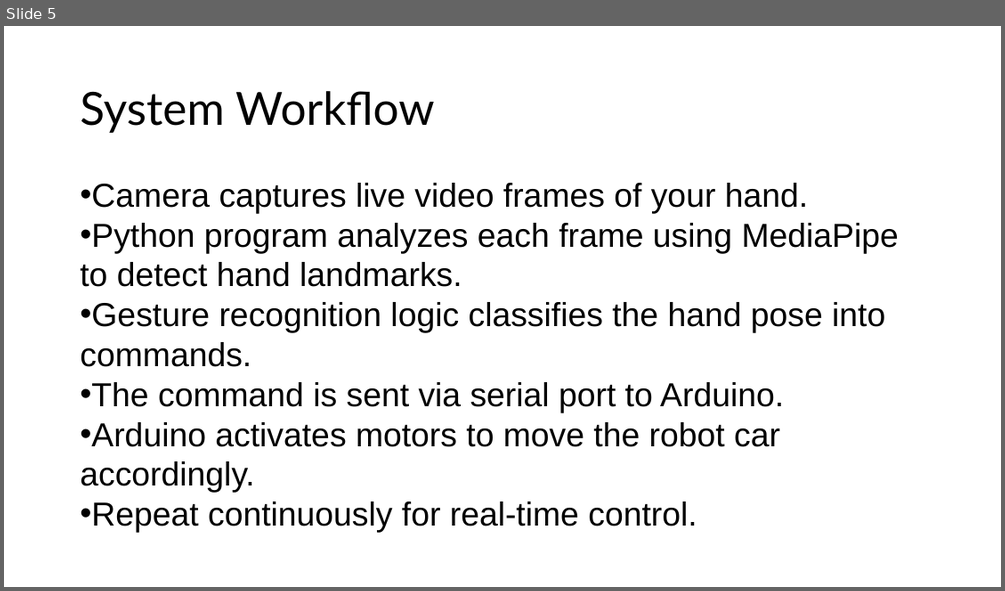
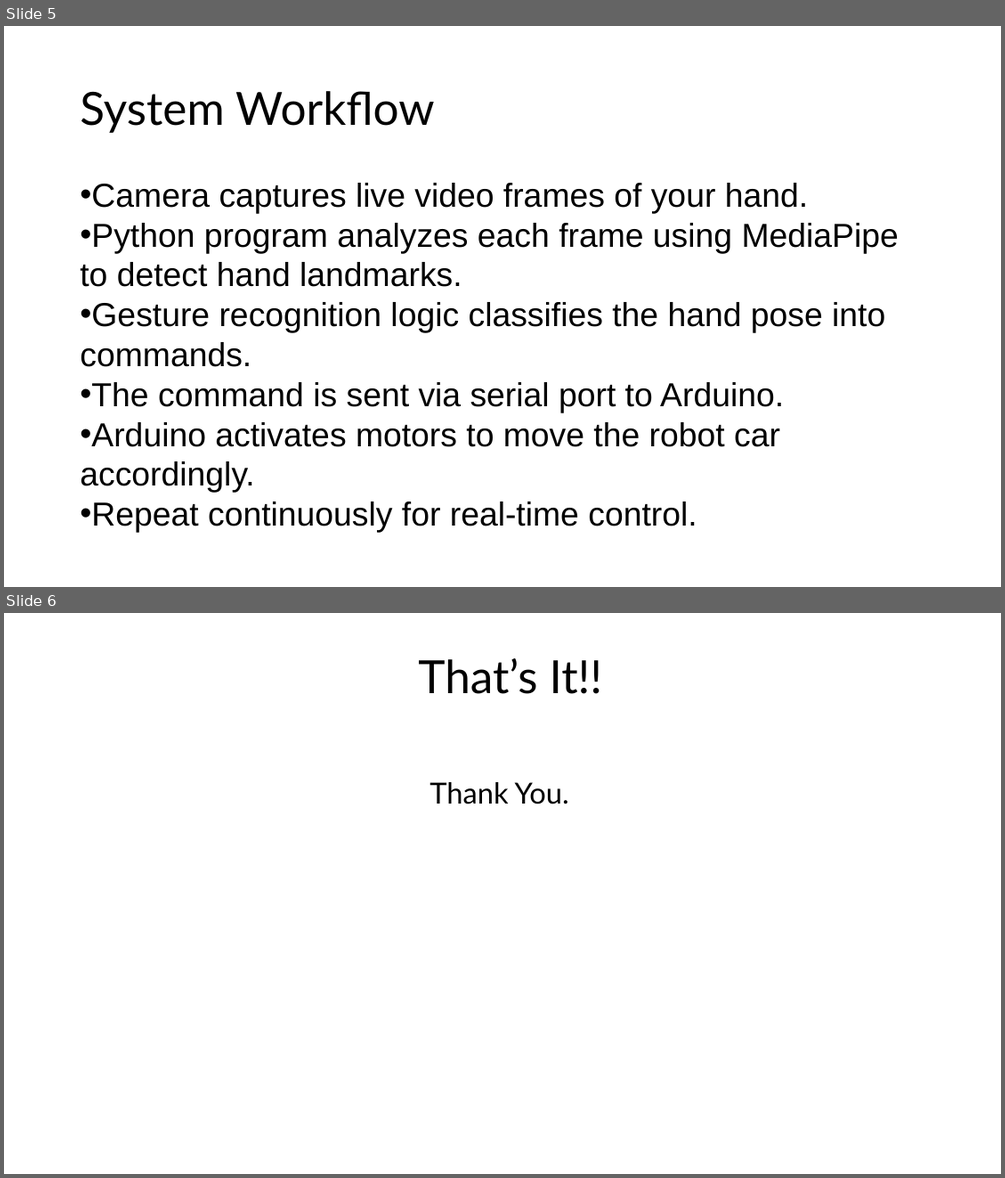
Before and after one commit to AAAilurus/Controlling_Robo_Car_with_Hand_Gesture, a slide deck: Hand Gesture Controlled Robot Car Project.pptx. Shown one above the other, each under a label of ours: slide 5 before the commit, slides 5 and 6 after it. The pictures are 1005x591 and 1005x1178 pixels, drawn with LibreOffice and Linux fonts; fonts in the diff are those of the drawing. Boxes give left, top, right and bottom in pixels: in the first picture for what was removed or moved away, otherwise in the second. Text is boxed around its words. In the diff, an @@ line names an element or a change of style, - is before the commit and + after.

```diff
--- a/Hand Gesture Controlled Robot Car Project.pptx
+++ b/Hand Gesture Controlled Robot Car Project.pptx
@@ slide 6 added at box(4, 613, 1001, 1174), background #FFFFFF @@
@@ title added at box(418, 658, 603, 694), 44 pt, text #000000 @@
+That’s It!!
@@ text added at box(429, 782, 569, 804), 28 pt, text #000000 @@
+Thank You.
```
Also in this commit, not shown: 1 slide changed, 1 slide removed.
